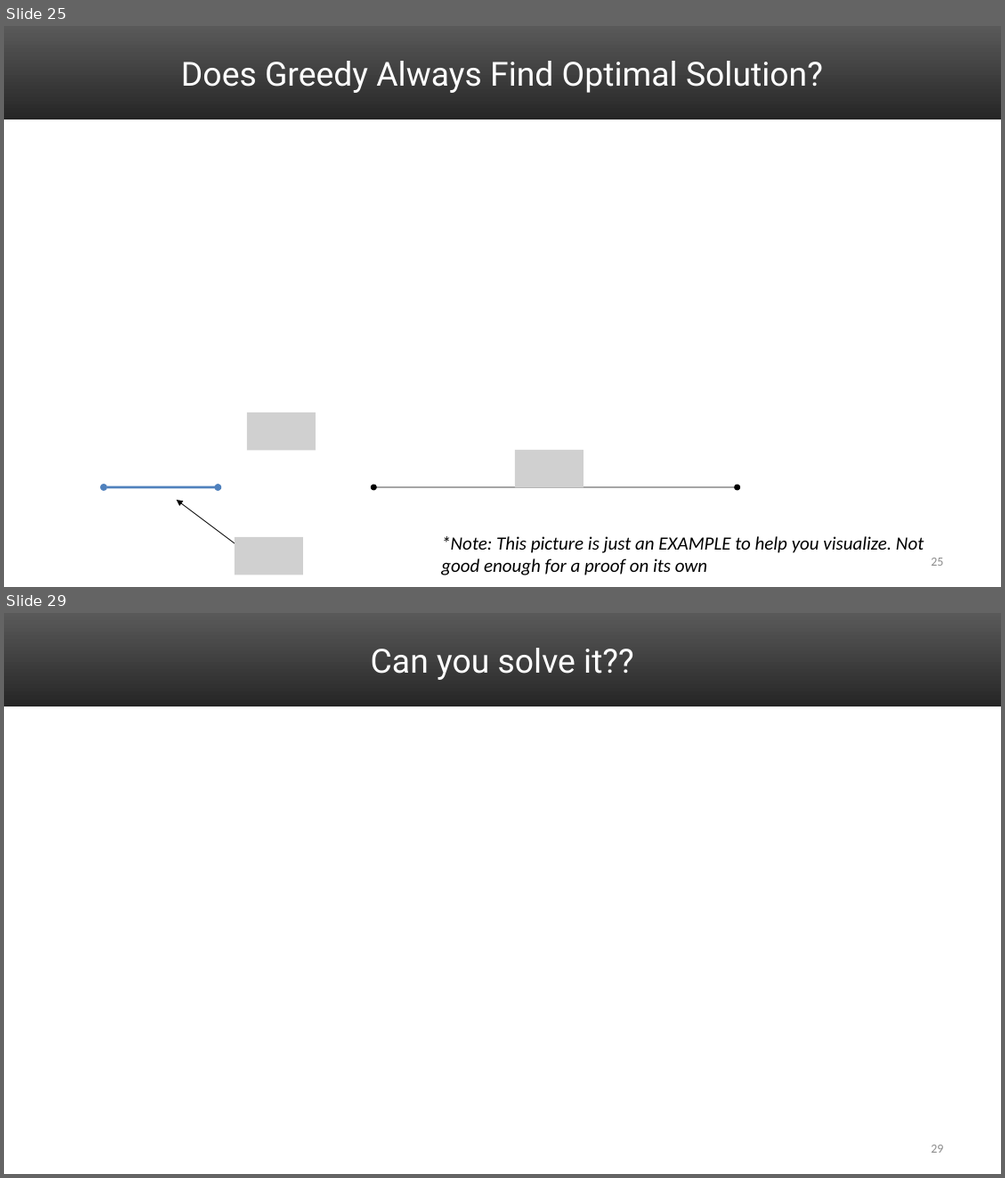
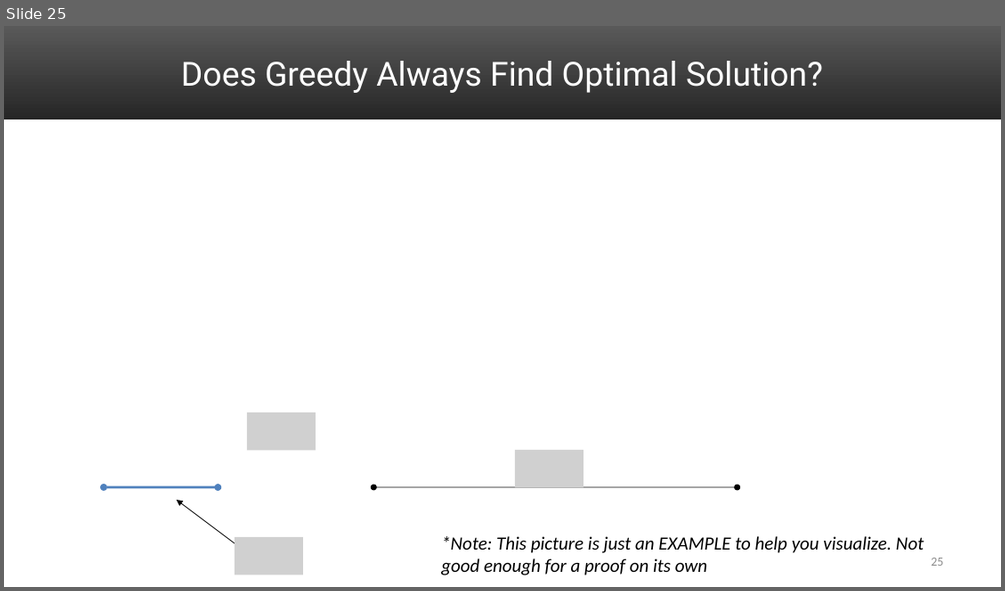
Before and after one commit to markfloryan/dsa2, a slide deck: slides/04-ActivitySelect.pptx. Shown one above the other, each under a label of ours: slides 25 and 29 before the commit, slide 25 after it; the slides between them are not shown. The pictures are 1005x1178 and 1005x591 pixels, drawn with LibreOffice and Linux fonts; fonts in the diff are those of the drawing; grey boxes stand for pictures. Boxes give left, top, right and bottom in pixels: in the first picture for what was removed or moved away, otherwise in the second. Text is boxed around its words. In the diff, an @@ line names an element or a change of style, - is before the commit and + after.

```diff
--- a/slides/04-ActivitySelect.pptx
+++ b/slides/04-ActivitySelect.pptx
@@ slide 29 removed at (4, 613, 1001, 1174), background #FFFFFF; not listed: 1 template element that a slide beside it also shows @@
@@ title removed at (371, 648, 634, 680) @@
-Can you solve it??
@@ page number removed at (930, 1144, 943, 1152) @@
-29
```
Also in this commit, not shown: 1 slide changed, 5 other slides removed, 5 other files.
